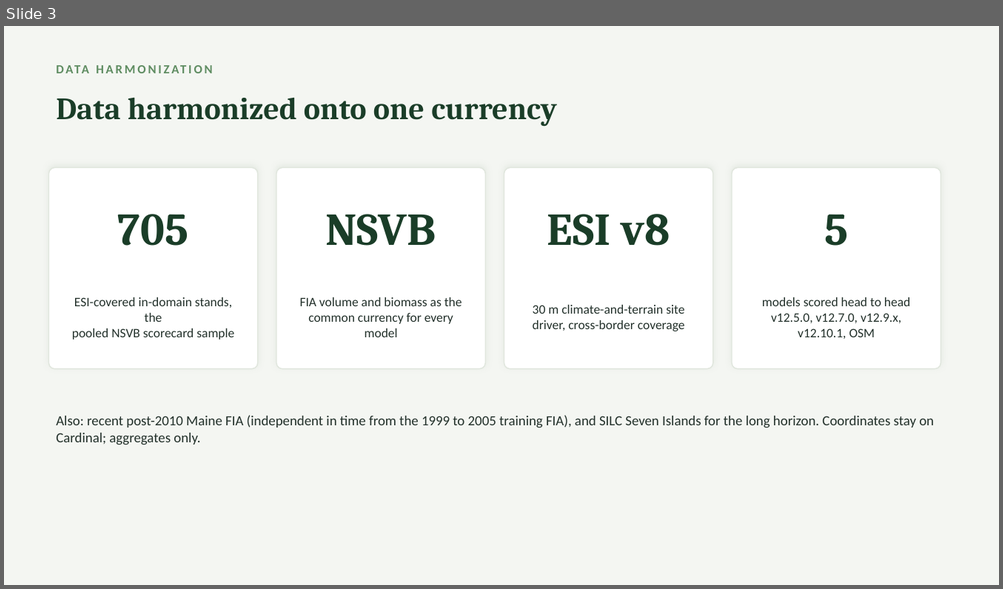
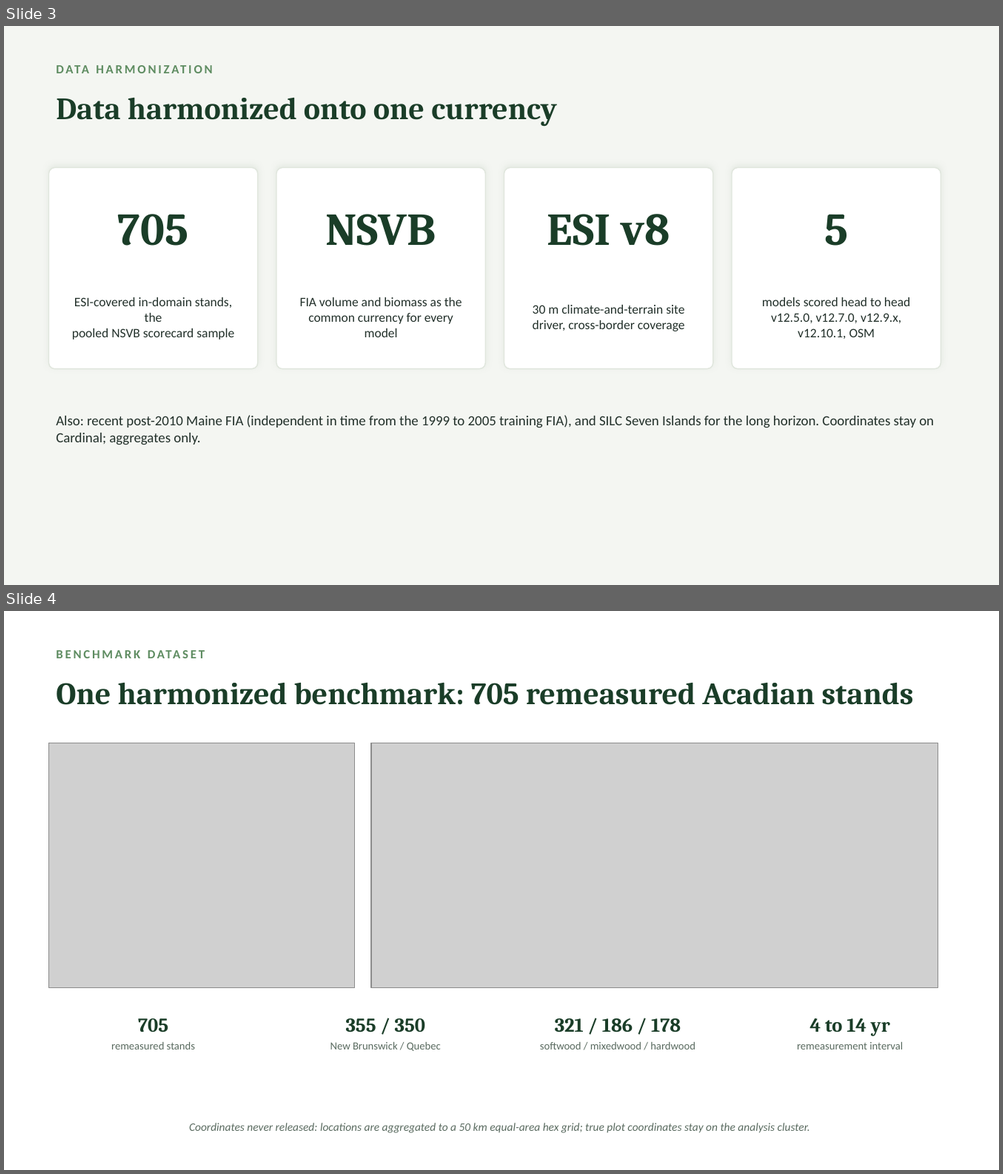
Before and after one commit to holoros/fvs-acd, a slide deck: FVS-ACD_Hennigar_Aug2026.pptx. Shown one above the other, each under a label of ours: slide 3 before the commit, slides 3 and 4 after it. The pictures are 1003x589 and 1003x1174 pixels, drawn with LibreOffice and Linux fonts; fonts in the diff are those of the drawing; grey boxes stand for pictures. Boxes give left, top, right and bottom in pixels: in the first picture for what was removed or moved away, otherwise in the second. Text is boxed around its words. In the diff, an @@ line names an element or a change of style, - is before the commit and + after.

Commit message:
Rebuild materials with new analytics + v13 update + CFRU=CRSF logo fix: report (22pp) and GTR (38pp) branded docx+pdf with %RMSE/equivalence/composite/maps/OSM-Bakuzis sections and all figures; deck expanded to 21 slides (benchmark maps, %RMSE, equivalence, composite; OSM Bakuzis; v13 status); CFRU now matched to CRSF across all three. Numbers frozen.

```diff
--- a/FVS-ACD_Hennigar_Aug2026.pptx
+++ b/FVS-ACD_Hennigar_Aug2026.pptx
@@ slide 4 added at bbox=[4, 611, 999, 1170], background #FFFFFF @@
@@ text added at bbox=[48, 642, 951, 665], 12 pt, text #5E8C61, bold @@
+BENCHMARK DATASET
@@ text added at bbox=[56, 683, 913, 705], 30 pt, text #1A3D28, bold @@
+One harmonized benchmark: 705 remeasured Acadian stands
@@ picture added at bbox=[48, 743, 355, 988] @@
@@ picture added at bbox=[371, 743, 937, 988] @@
@@ text added at bbox=[111, 1019, 195, 1050], 10.5 pt, text #5A6B60 @@
+705
+remeasured stands
@@ text added at bbox=[330, 1019, 441, 1051], 10.5 pt, text #5A6B60 @@
+355 / 350
+New Brunswick / Quebec
@@ text added at bbox=[540, 1019, 695, 1050], 10.5 pt, text #5A6B60 @@
+321 / 186 / 178
+softwood / mixedwood / hardwood
@@ text added at bbox=[797, 1019, 902, 1050], 10.5 pt, text #5A6B60 @@
+4 to 14 yr
+remeasurement interval
@@ text added at bbox=[189, 1123, 810, 1133], 11 pt, text #5A6B60, italic @@
+Coordinates never released: locations are aggregated to a 50 km equal-area hex grid; true plot coordinates stay on the analysis cluster.
```
Also in this commit, not shown: 5 slides changed, 3 other slides added, 10 other files.
